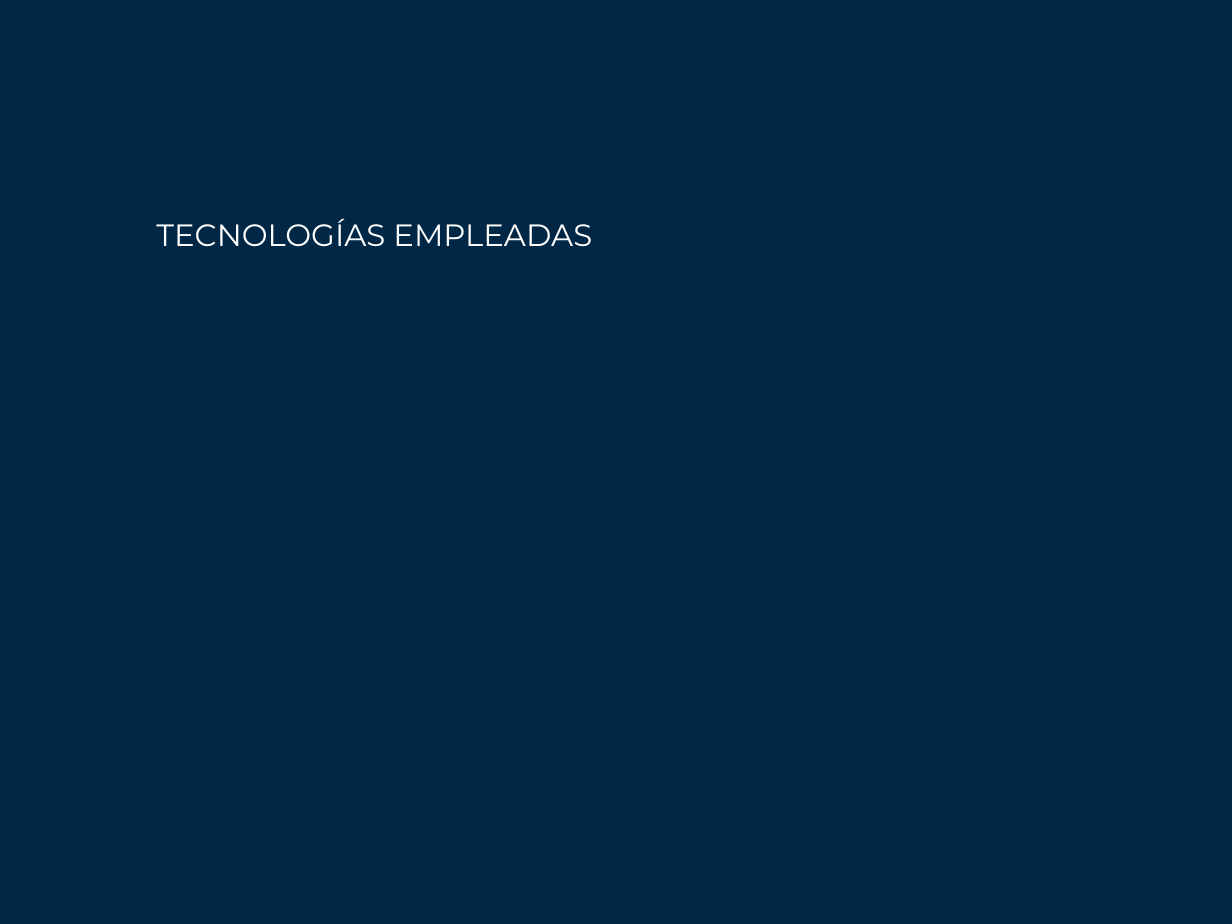
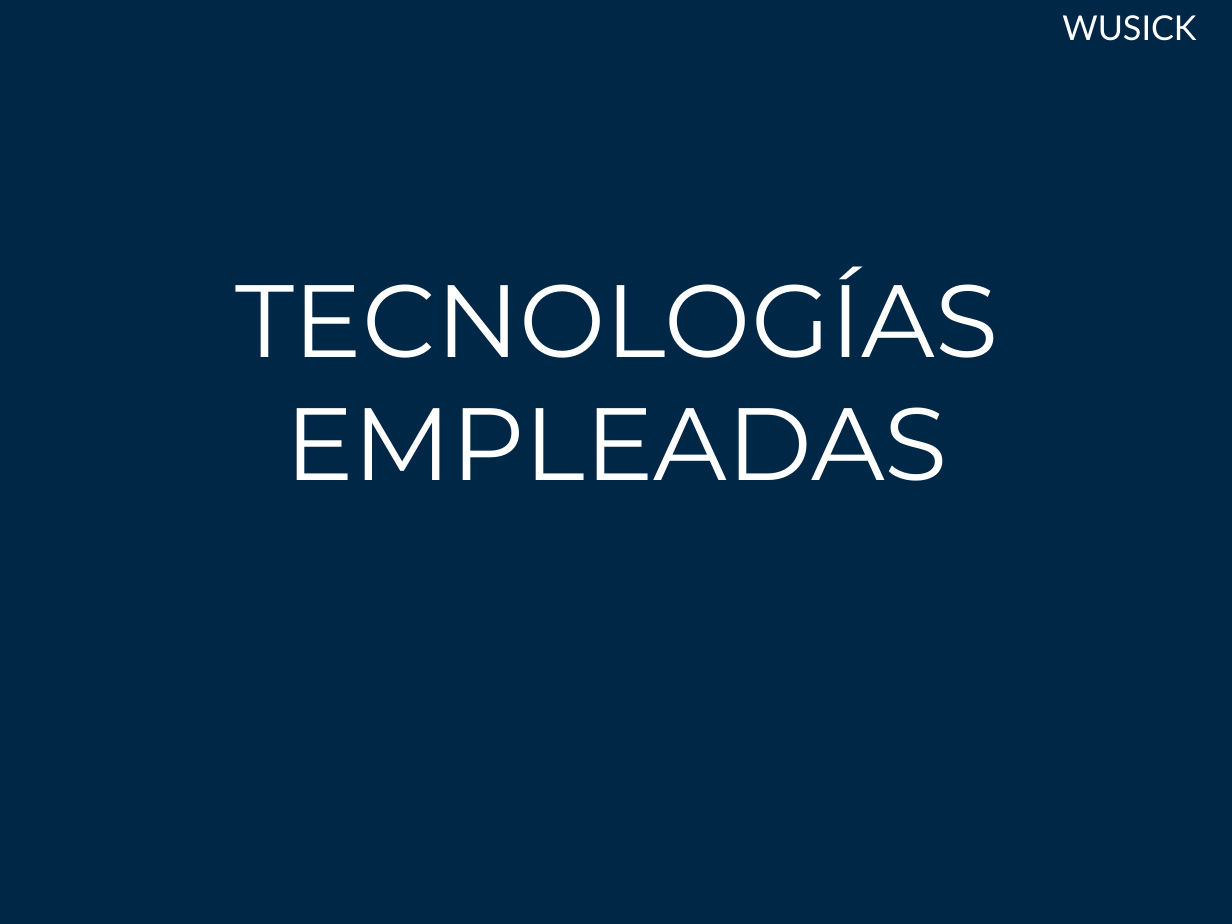
Before and after one commit to jha86/pptWusick, a slide deck: slide 4 of Presentación1.pptx. Drawn at 1232x924 pixels with LibreOffice and Linux fonts; fonts in the diff are those of the drawing. Boxes give left, top, right and bottom in pixels: in the first picture for what was removed or moved away, otherwise in the second. Text is boxed around its words. In the diff, an @@ line names an element or a change of style, - is before the commit and + after.

```diff
--- a/Presentación1.pptx
+++ b/Presentación1.pptx
@@ text added at <box>1062,15,1196,41</box>, 20 pt, text #FFFFFF @@
+WUSICK
@@ text "TECNOLOGÍAS EMPLEADAS": place and size @@
-text "TECNOLOGÍAS EMPLEADAS" at <box>156,219,592,247</box>
+text "TECNOLOGÍAS EMPLEADAS" at <box>235,266,998,481</box>
@@ text "TECNOLOGÍAS EMPLEADAS" at <box>235,266,998,481</box>: size 18 to 60 pt; alignment left to centre @@
```
Also in this commit, not shown: 5 other slides changed, 6 slides added, 6 slides removed.
